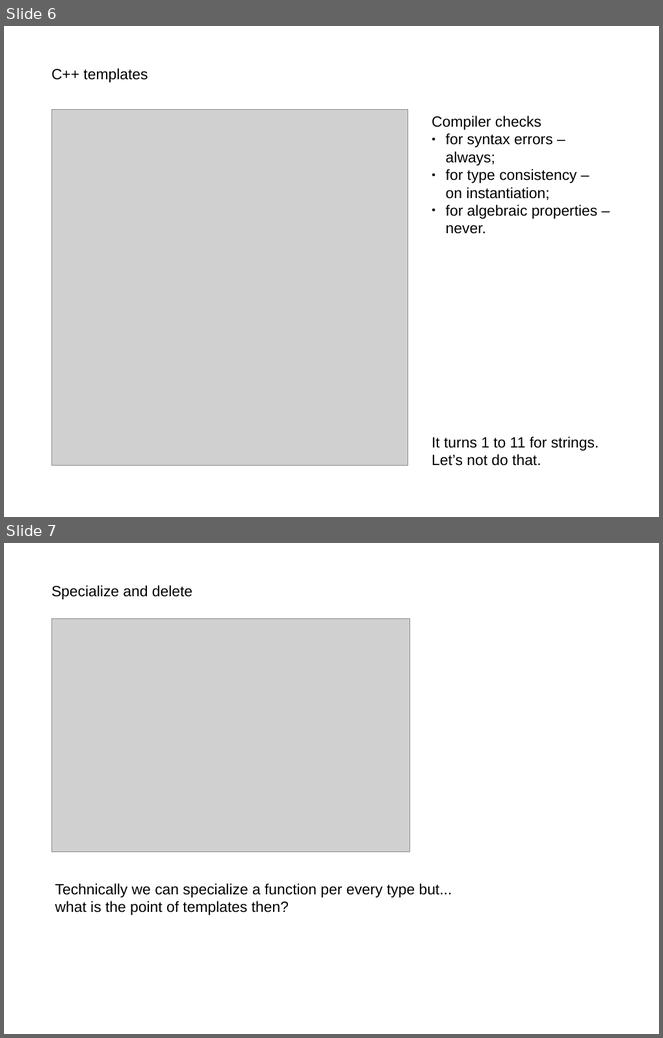
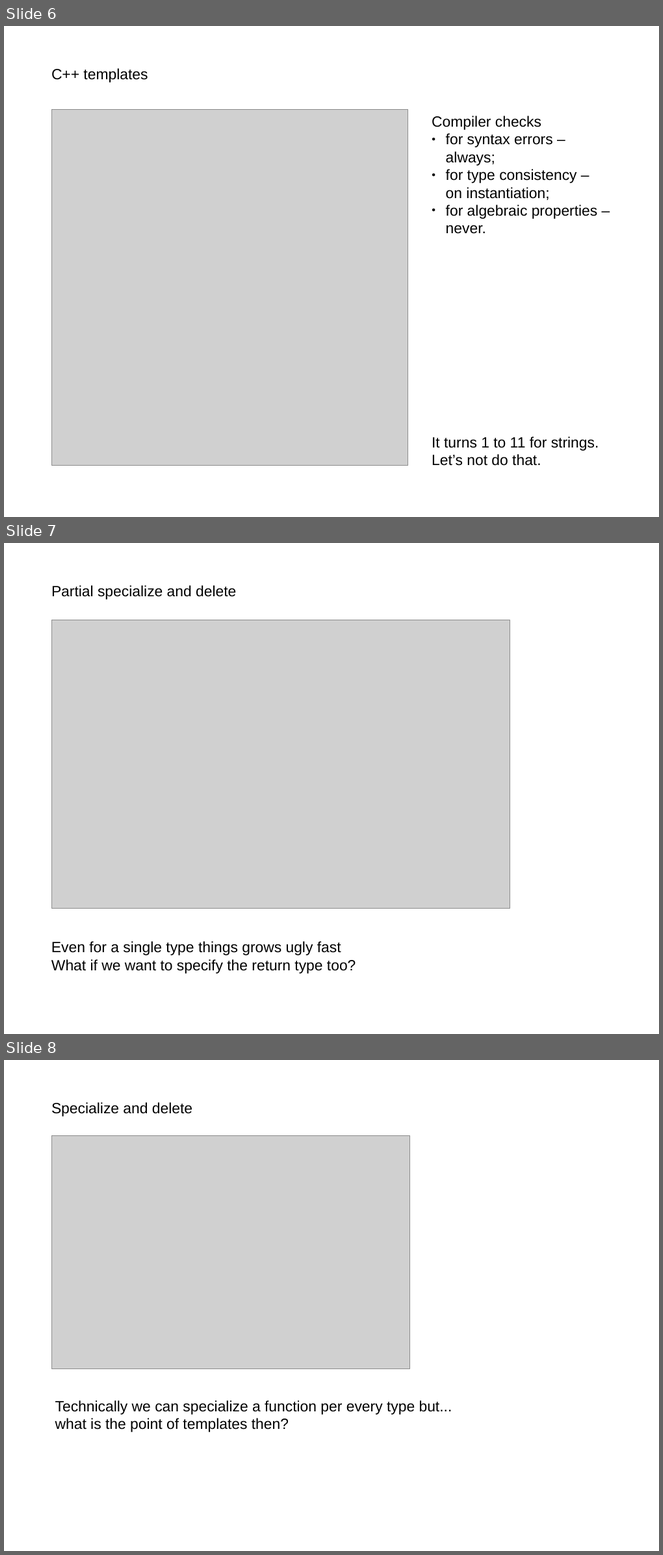
Before and after one commit to akalenuk/templates-experiments, a slide deck: templates.odp. Shown one above the other, each under a label of ours: slides 6 and 7 before the commit, slides 6, 7 and 8 after it. The pictures are 663x1038 and 663x1555 pixels, drawn with LibreOffice and Linux fonts; fonts in the diff are those of the drawing; grey boxes stand for pictures. Boxes give left, top, right and bottom in pixels: in the first picture for what was removed or moved away, otherwise in the second. Text is boxed around its words. In the diff, an @@ line names an element or a change of style, - is before the commit and + after.

Commit message:
partial specialization

```diff
--- a/templates.odp
+++ b/templates.odp
@@ slide 7 added at bbox=[4, 543, 659, 1034], background #FFFFFF @@
@@ text added at bbox=[51, 585, 236, 600], 18 pt, text #000000 @@
+Partial specialize and delete
@@ picture added at bbox=[51, 620, 510, 908] @@
@@ text added at bbox=[51, 941, 356, 974], 18 pt, text #000000 @@
+Even for a single type things grows ugly fast
+What if we want to specify the return type too?
@@ what was slide 7 is now slide 8 @@
```
Also in this commit, not shown: 2 other files.
